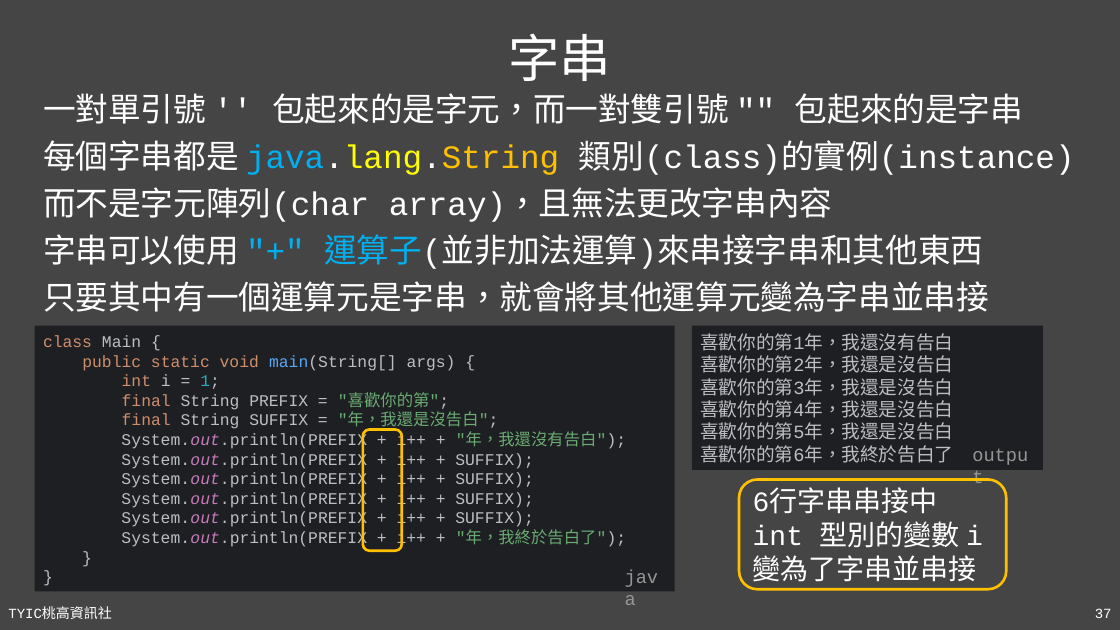
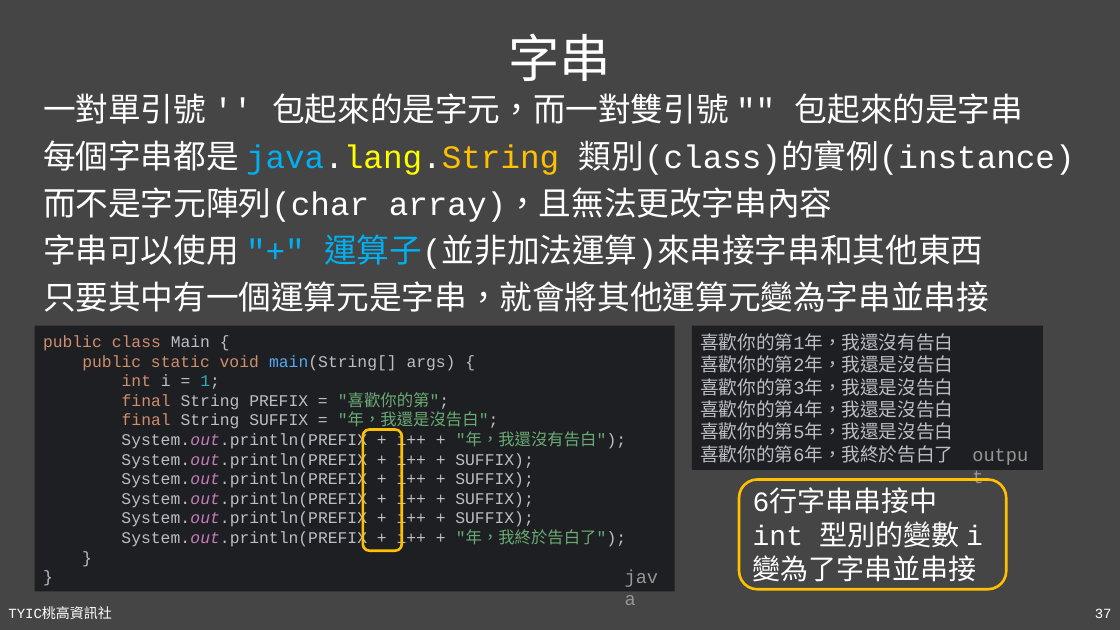
Before and after one commit to TYSHIC/slides, a slide deck: slide 37 of powerpoint/04_初探Java.pptx. Drawn at 1120x630 pixels with LibreOffice and Linux fonts; fonts in the diff are those of the drawing. Boxes give left, top, right and bottom in pixels: in the first picture for what was removed or moved away, otherwise in the second. Text is boxed around its words. In the diff, an @@ line names an element or a change of style, - is before the commit and + after.

```diff
--- a/powerpoint/04_初探Java.pptx
+++ b/powerpoint/04_初探Java.pptx
@@ text in rectangle at [43, 335, 626, 548]: text changed @@
-class Main {
-public static void main(String[] args) {
-int i = 1;
-final String PREFIX = "喜歡你的第";
-final String SUFFIX = "年，我還是沒告白";
-System.out.println(PREFIX + i++ + "年，我還沒有告白");
-System.out.println(PREFIX + i++ + SUFFIX);
-System.out.println(PREFIX + i++ + SUFFIX);
-System.out.println(PREFIX + i++ + SUFFIX);
-System.out.println(PREFIX + i++ + SUFFIX);
-System.out.println(PREFIX + i++ + "年，我終於告白了");
-}
-}
+public class Main {
+public static void main(String[] args) {
+int i = 1;
+final String PREFIX = "喜歡你的第";
+final String SUFFIX = "年，我還是沒告白";
+System.out.println(PREFIX + i++ + "年，我還沒有告白");
+System.out.println(PREFIX + i++ + SUFFIX);
+System.out.println(PREFIX + i++ + SUFFIX);
+System.out.println(PREFIX + i++ + SUFFIX);
+System.out.println(PREFIX + i++ + SUFFIX);
+System.out.println(PREFIX + i++ + "年，我終於告白了");
+}
+}
```
Also in this commit, not shown: 3 other slides changed, 3 slides added, 1 other file.
